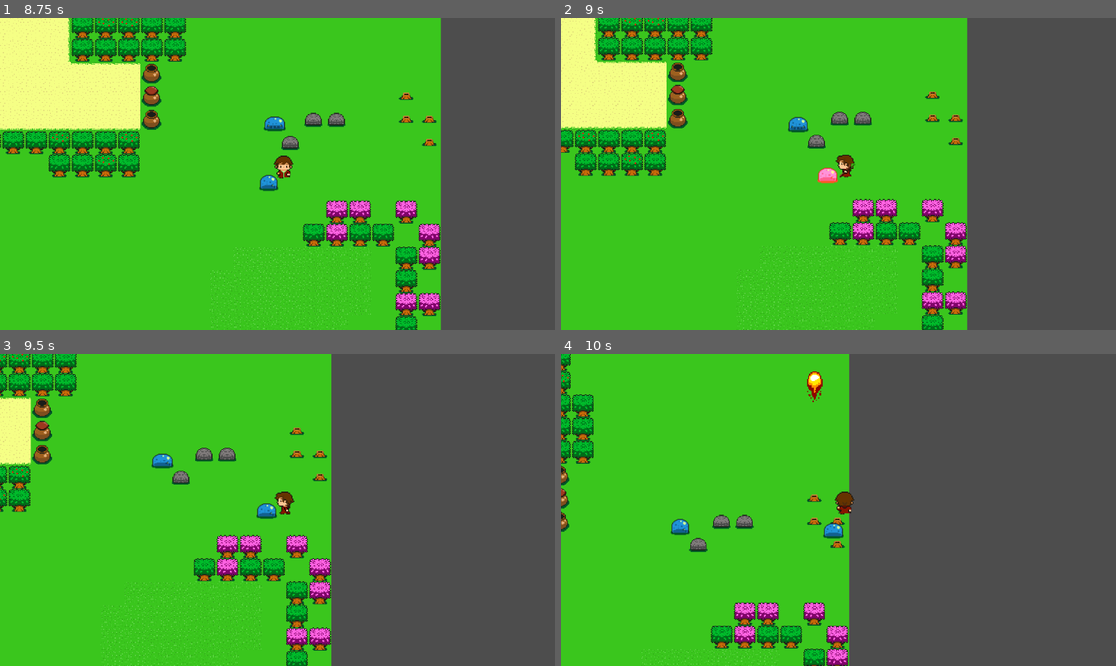
Above: before the commit, frames 1-4 (two rows, left to right).
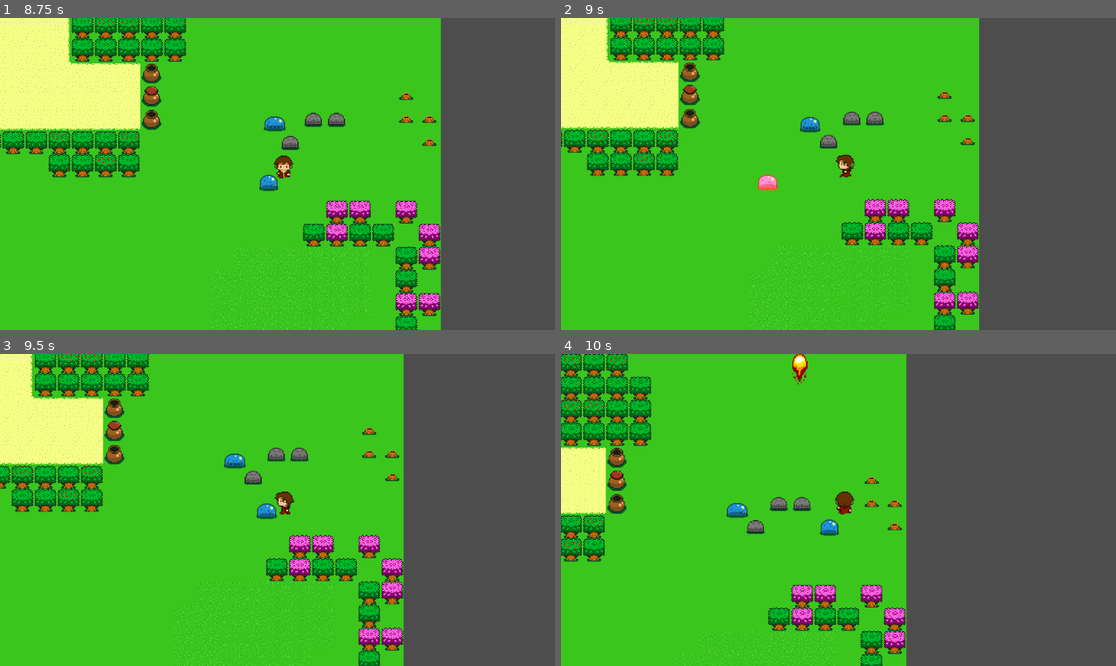
Above: after the commit, the same moments.

Repository: AlexGarciaPrada/Zelda-like-Game
Game: Godot game, scene res://PruebasAlex.tscn
The game is run twice, just before and just after one commit, with the same random seed, the same clock (stepped at 60 frames per second) and the same inputs.
Inputs:
- Up to frame 1 (8.75 s): tap Enter at 0.5 s; hold Right (ui_right) 0.53-1.28 s; tap M (Attack) at 0.6, 1.35, 2.3, 3.05, 3.8, 4.35, 5.1, 6.05, 6.8, 7.55, 8.1 s; hold Down (ui_down) 1.28-2.03 s; hold Right (ui_right) 2.03-2.78 s; tap F (FireBall) at 2.1, 5.85 s; hold Up (ui_up) 2.78-3.53 s; tap I (Invisiblity) at 2.85, 6.6 s; hold Ctrl 3.53-4.28 s; hold Left (ui_left) 3.53-5.03 s; hold Down (ui_down) 5.03-5.78 s; hold Right (ui_right) 5.78-6.53 s; hold Up (ui_up) 6.53-7.28 s; hold Right (ui_right) 7.28-8.03 s; tap Ctrl at 7.35 s; hold Down (ui_down) from 8.03 s (still down)
- Up to frame 2 (9 s): release Down (ui_down) at 8.78 s; hold Left (ui_left) from 8.78 s (still down); tap M (Attack) at 8.85 s
- Up to frame 3 (9.5 s): keep holding Left (ui_left)
- Up to frame 4 (10 s): release Left (ui_left) at 9.53 s; hold Up (ui_up) from 9.53 s (still down); tap F (FireBall) at 9.6 s; tap M (Attack) at 9.8 s

Frame 1 is identical in both runs. In frame 2, 14% of the frame differs, in the area x 0-76%, y 0-100%; in frame 3, 27%, in the area x 0-73%, y 0-100%; in frame 4, 23%.

Commit message:
WHo Knows

Diff:
--- a/Enemies/enemy_proof.gd
+++ b/Enemies/enemy_proof.gd
@@ -19,6 +19,13 @@
 			if weapon.is_visible_in_tree():
 				life -= 1
 				weapons_in_area.erase(weapon)
+				if weapon.is_in_group("ShortAttack") && life > 0:
+					print ("Hello")
+					var knockback_speed = 6000
+					var newdirection = (position - player.position).normalized()
+					velocity = newdirection * knockback_speed
+					print("Knockback direction: ", newdirection) # Debugging
+					move_and_slide()
 				if life >=1:
 					animation.modulate.r=255
 					await get_tree().create_timer(0.5).timeout
@@ -65,8 +72,6 @@
 		if weapon.is_in_group("ShortAttack") && !weapons_in_area.has(weapon) && !weapon.is_visible_in_tree():
 			weapons_in_area.append(weapon)
 
-
-
 func _on_animated_sprite_2d_animation_finished():
 	if is_dying:
 		queue_free()
